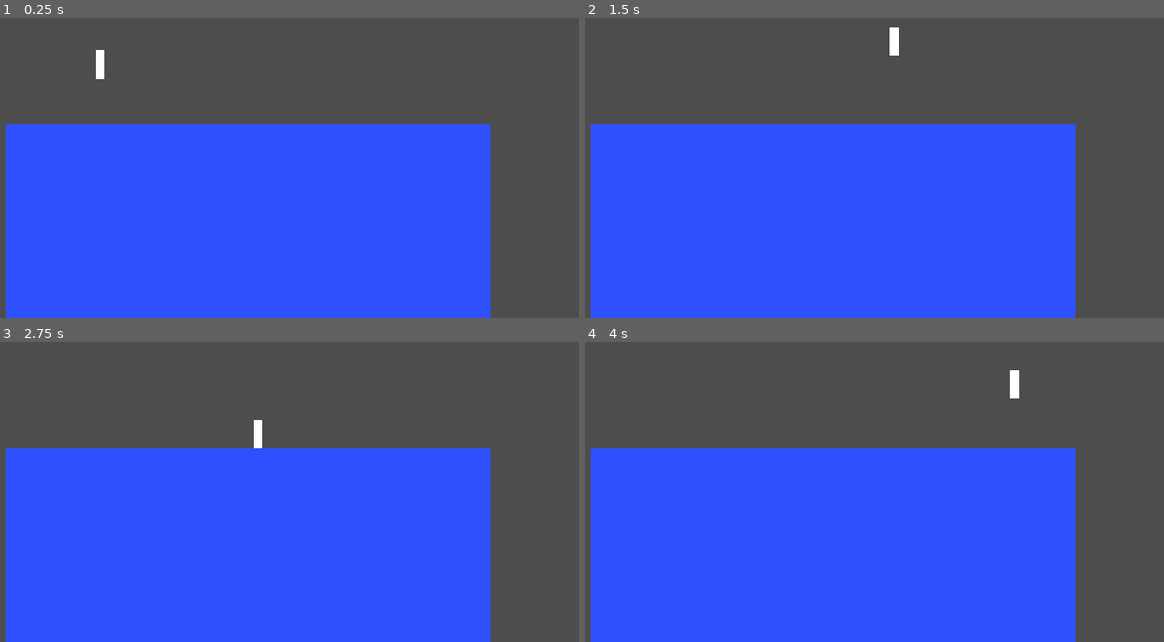
Above: before the commit, frames 1-4 (two rows, left to right).
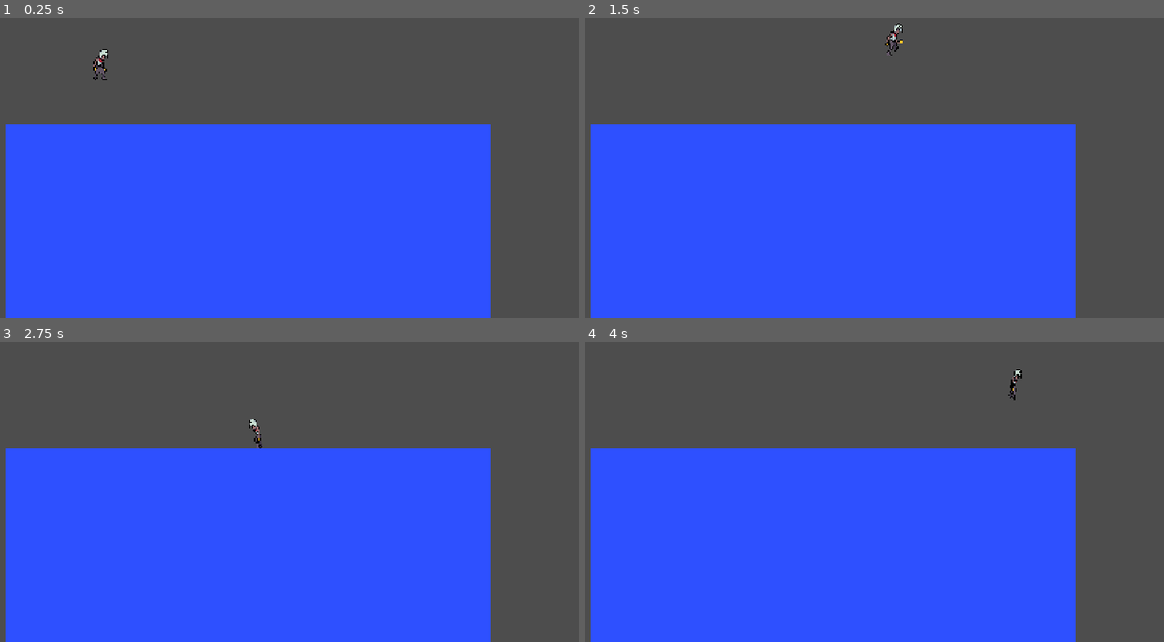
Above: after the commit, the same moments.

Repository: Hirab1/StickRing-Git-
Game: Godot game, scene res://map.tscn
Same seed, same stepped clock (60 frames per second), same inputs: the game is played once before the commit and once after it.
Inputs:
- Up to frame 1 (0.25 s): no input
- Up to frame 2 (1.5 s): tap Enter at 0.5 s; hold D (move_right) from 0.53 s (still down); tap Shift (dodge) at 0.6 s; tap Space (jump) at 0.77, 0.8, 1.07, 1.35 s
- Up to frame 3 (2.75 s): tap Space (jump) at 1.52, 1.82, 2.3 s; tap Shift (dodge) at 1.55, 2.1 s; release D (move_right) at 2.03 s; hold A (move_left) from 2.03 s (still down)
- Up to frame 4 (4 s): tap Space (jump) at 2.75, 3.02, 3.32, 3.6, 3.77 s; release A (move_left) at 2.78 s; hold D (move_right) from 2.78 s (still down); tap Shift (dodge) at 2.85 s

The runs differ from the first frame. In frame 1, 0.2% of the frame differs, in the area x 16-19%, y 10-21%; in frame 2, 0.2%, in the area x 51-55%, y 1-13%; in frame 3, 0.2%; in frame 4, 0.2%.

Commit message:
WALK/IDLE ANIMATION

Diff:
--- a/player.gd
+++ b/player.gd
@@ -1,4 +1,8 @@
 extends CharacterBody2D
+
+# --- Node References ---
+@onready var sprite = $Sprite2D
+@onready var anim = $AnimationPlayer
 
 # Movement Tuning (Soulslike snappy feel)
 const SPEED = 280.0
@@ -22,13 +26,12 @@
 var is_invulnerable = false
 
 func _ready():
-	# For multiplayer later: if node name matches client peer ID, this player owns it
-	# When testing single-player, this defaults safely.
 	if name.is_valid_int():
 		set_multiplayer_authority(name.to_int())
+	else:
+		set_multiplayer_authority(1)
 
 func _physics_process(delta):
-	# MULTIPLAYER HOOK: Only the client controlling this character processes input
 	if is_multiplayer_authority():
 		handle_timers(delta)
 
@@ -53,13 +56,27 @@
 	if Input.is_action_just_pressed("jump") and is_on_floor():
 		velocity.y = JUMP_VELOCITY
 
-	# Horizontal Acceleration & Deceleration (Snappy, not ice-skating)
+	# Horizontal Acceleration & Deceleration
 	var input_dir = Input.get_axis("move_left", "move_right")
 	if input_dir != 0:
 		velocity.x = move_toward(velocity.x, input_dir * SPEED, ACCELERATION * delta)
 		facing_direction = sign(input_dir)
+
+		# --- VISUAL FLIP (Faces left when moving left) ---
+		if facing_direction == -1:
+			sprite.flip_h = true
+		else:
+			sprite.flip_h = false
+
+		# --- PLAY WALK ANIMATION ---
+		if is_on_floor():
+			anim.play("walk")
 	else:
 		velocity.x = move_toward(velocity.x, 0, FRICTION * delta)
+
+		# --- PLAY IDLE ANIMATION WHEN STOPPED ---
+		if is_on_floor():
+			anim.play("idle")
 
 	# Roll / Dodge Check
 	if Input.is_action_just_pressed("dodge") and is_on_floor() and roll_cd_timer <= 0.0:
--- a/player.tscn
+++ b/player.tscn
@@ -1,10 +1,65 @@
 [gd_scene format=3 uid="uid://bn3m8at1jlbhr"]
 
 [ext_resource type="Script" uid="uid://b70tfo5p0qf5b" path="res://player.gd" id="1_4flbx"]
+[ext_resource type="Texture2D" uid="uid://mvfaud8w8fxq" path="res://assets/Zekko_34x32.png" id="2_onrkg"]
 
 [sub_resource type="CapsuleShape2D" id="CapsuleShape2D_3xd07"]
 radius = 7.0
 height = 44.0
+
+[sub_resource type="Animation" id="Animation_onrkg"]
+length = 0.001
+tracks/0/type = "value"
+tracks/0/imported = false
+tracks/0/enabled = true
+tracks/0/path = NodePath("Sprite2D:frame")
+tracks/0/interp = 1
+tracks/0/loop_wrap = true
+tracks/0/keys = {
+"times": PackedFloat32Array(0),
+"transitions": PackedFloat32Array(1),
+"update": 1,
+"values": [12]
+}
+
+[sub_resource type="Animation" id="Animation_i3pqv"]
+resource_name = "idle"
+loop_mode = 1
+tracks/0/type = "value"
+tracks/0/imported = false
+tracks/0/enabled = true
+tracks/0/path = NodePath("Sprite2D:frame")
+tracks/0/interp = 1
+tracks/0/loop_wrap = true
+tracks/0/keys = {
+"times": PackedFloat32Array(0.06666667, 0.43333334, 0.9),
+"transitions": PackedFloat32Array(1, 1, 1),
+"update": 1,
+"values": [13, 12, 13]
+}
+
+[sub_resource type="Animation" id="Animation_hqtel"]
+resource_name = "walk"
+loop_mode = 1
+tracks/0/type = "value"
+tracks/0/imported = false
+tracks/0/enabled = true
+tracks/0/path = NodePath("Sprite2D:frame")
+tracks/0/interp = 1
+tracks/0/loop_wrap = true
+tracks/0/keys = {
+"times": PackedFloat32Array(0, 0.46666667, 0.93333334),
+"transitions": PackedFloat32Array(1, 1, 1),
+"update": 1,
+"values": [9, 10, 11]
+}
+
+[sub_resource type="AnimationLibrary" id="AnimationLibrary_hqtel"]
+_data = {
+&"RESET": SubResource("Animation_onrkg"),
+&"idle": SubResource("Animation_i3pqv"),
+&"walk": SubResource("Animation_hqtel")
+}
 
 [node name="Player" type="CharacterBody2D" unique_id=1952739552]
 script = ExtResource("1_4flbx")
@@ -12,8 +67,15 @@
 [node name="playercol" type="CollisionShape2D" parent="." unique_id=874693443]
 shape = SubResource("CapsuleShape2D_3xd07")
 
-[node name="player" type="ColorRect" parent="." unique_id=117473608]
-offset_left = -7.0
-offset_top = -22.0
-offset_right = 7.0
-offset_bottom = 22.0
+[node name="Sprite2D" type="Sprite2D" parent="." unique_id=258765723]
+texture_filter = 1
+position = Vector2(-1.0000002, -4.000002)
+scale = Vector2(1.0882353, 1.6875)
+texture = ExtResource("2_onrkg")
+hframes = 12
+vframes = 5
+frame = 12
+
+[node name="AnimationPlayer" type="AnimationPlayer" parent="." unique_id=700370709]
+libraries/ = SubResource("AnimationLibrary_hqtel")
+autoplay = &"idle"
--- a/project.godot
+++ b/project.godot
@@ -22,6 +22,16 @@
 
 [input]
 
+jump={
+"deadzone": 0.2,
+"events": [Object(InputEventKey,"resource_local_to_scene":false,"resource_name":"","device":-1,"window_id":0,"alt_pressed":false,"shift_pressed":false,"ctrl_pressed":false,"meta_pressed":false,"pressed":false,"keycode":0,"physical_keycode":32,"key_label":0,"unicode":32,"location":0,"echo":false,"script":null)
+]
+}
+dodge={
+"deadzone": 0.2,
+"events": [Object(InputEventKey,"resource_local_to_scene":false,"resource_name":"","device":-1,"window_id":0,"alt_pressed":false,"shift_pressed":false,"ctrl_pressed":false,"meta_pressed":false,"pressed":false,"keycode":0,"physical_keycode":4194325,"key_label":0,"unicode":0,"location":0,"echo":false,"script":null)
+]
+}
 move_left={
 "deadzone": 0.2,
 "events": [Object(InputEventKey,"resource_local_to_scene":false,"resource_name":"","device":-1,"window_id":0,"alt_press …(191 unchanged characters)…
@@ -30,16 +40,6 @@
 move_right={
 "deadzone": 0.2,
 "events": [Object(InputEventKey,"resource_local_to_scene":false,"resource_name":"","device":-1,"window_id":0,"alt_press …(192 unchanged characters)…
-]
-}
-jump={
-"deadzone": 0.2,
-"events": [Object(InputEventKey,"resource_local_to_scene":false,"resource_name":"","device":-1,"window_id":0,"alt_pressed":false,"shift_pressed":false,"ctrl_pressed":false,"meta_pressed":false,"pressed":false,"keycode":0,"physical_keycode":32,"key_label":0,"unicode":32,"location":0,"echo":false,"script":null)
-]
-}
-dodge={
-"deadzone": 0.2,
-"events": [Object(InputEventKey,"resource_local_to_scene":false,"resource_name":"","device":-1,"window_id":0,"alt_pressed":false,"shift_pressed":false,"ctrl_pressed":false,"meta_pressed":false,"pressed":false,"keycode":0,"physical_keycode":4194325,"key_label":0,"unicode":0,"location":0,"echo":false,"script":null)
 ]
 }
 
Binary file added: assets/Zekko_34x32.png
Not shown, added: assets/Zekko_34x32.png.import
